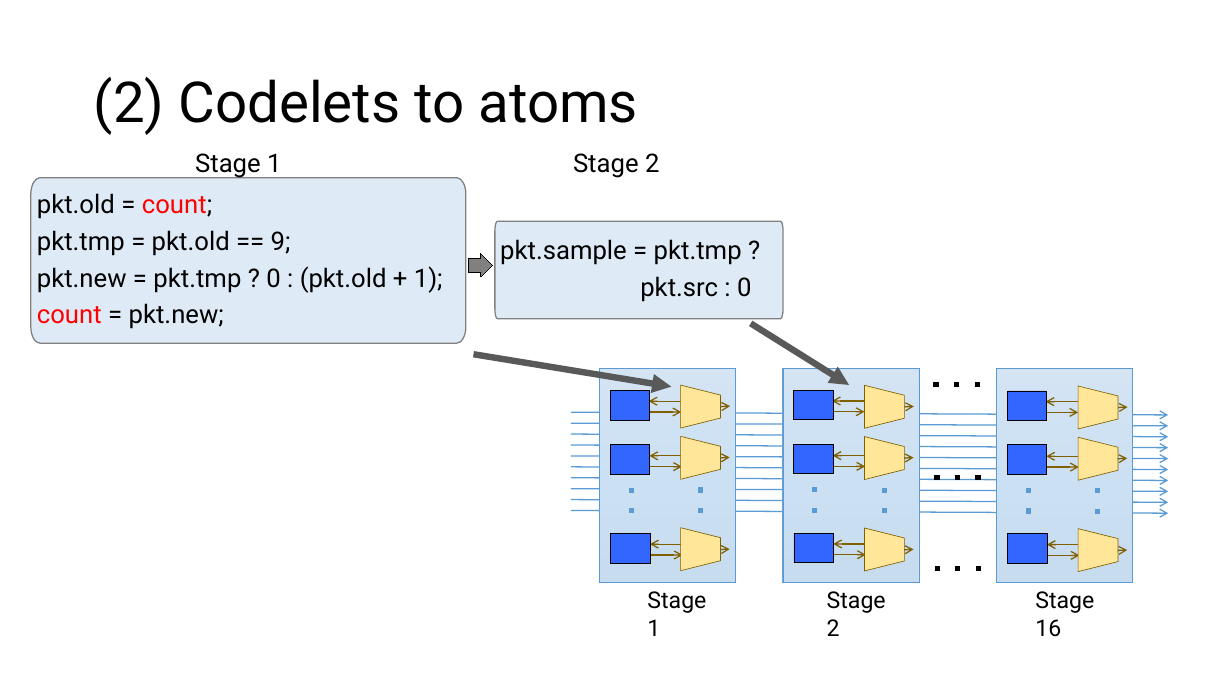
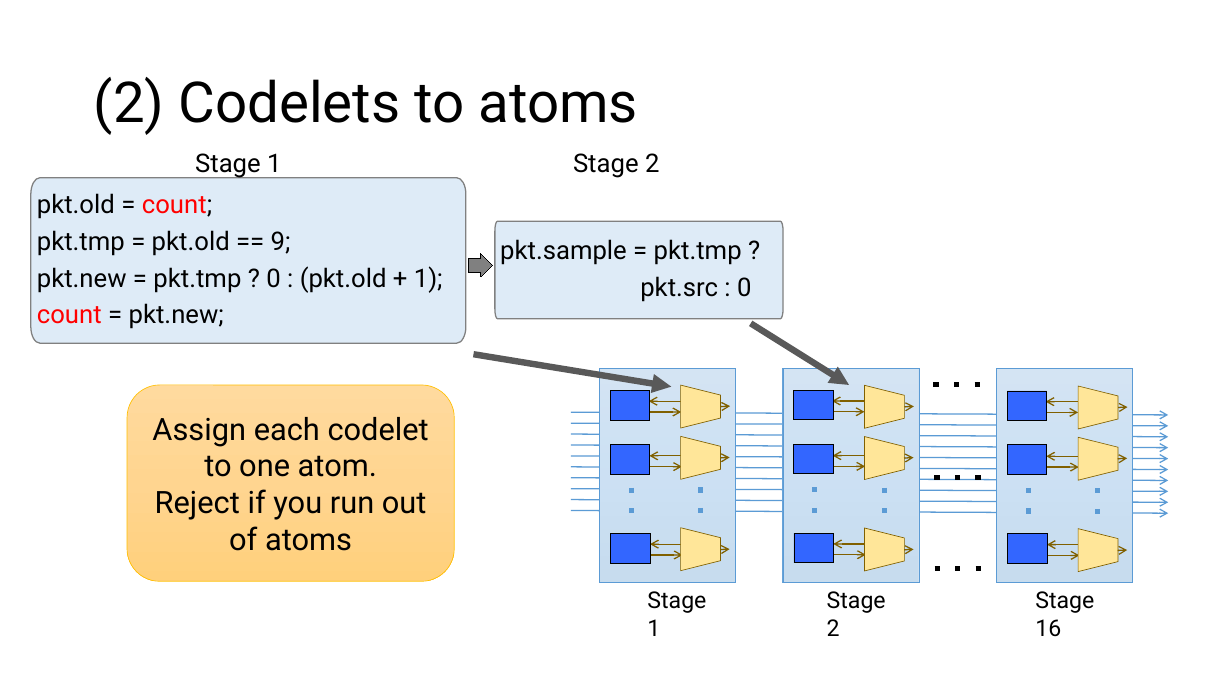
Before and after one commit to anirudhSK/pifo-domino-marple-ppts, a slide deck: slide 28 of combined_domino_pifo.pptx. Drawn at 1232x693 pixels with LibreOffice and Linux fonts; fonts in the diff are those of the drawing. Boxes give left, top, right and bottom in pixels: in the first picture for what was removed or moved away, otherwise in the second. Text is boxed around its words. In the diff, an @@ line names an element or a change of style, - is before the commit and + after.

```diff
--- a/combined_domino_pifo.pptx
+++ b/combined_domino_pifo.pptx
@@ rounded rectangle added at <box>128,385,455,581</box>, fill gradient #FFDB9E to #FFD590 to #FFD07C, outline #FFC000 0.5 pt, 24 pt, text #000000 @@
+Assign each codelet to one atom.
+Reject if you run out of atoms
```
Also in this commit, not shown: 1 other slide changed.
